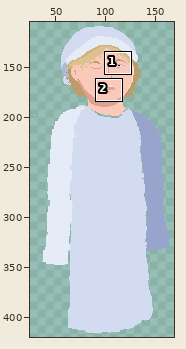
Edited in one commit: pixel-art file (Assets/Art/Characters/CharacterArt/Jasper.aseprite). The first picture is a wide view before the edit; the outline marks the close-up.
Close-up. Earlier state:
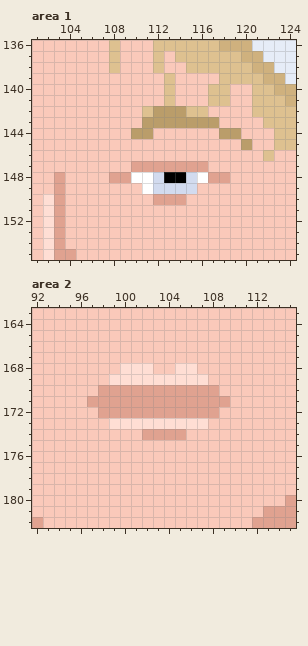
200x500 pixels, 1 frame. Shown: area 1: x 101..124, y 136..155; area 2: x 92..115, y 163..182. The wide view leaves out empty margins. The commit also changed other parts of the picture, which this record leaves out.
Once edited:
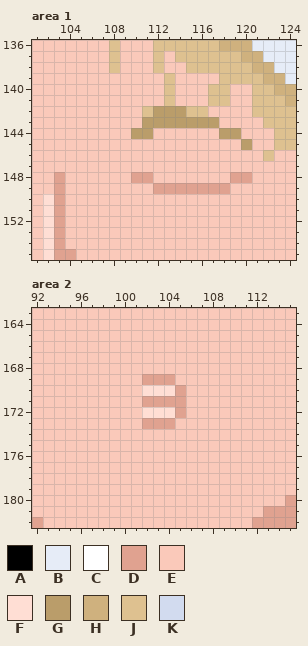
Palette (. is transparent): A #000000  B #e6ecf7  C #ffffff  D #e0a290  E #fac9ba  F #ffded4  G #ba9d6a  H #cfb17e  J #dec190  K #d2dbef
The edit:
Area 1, layer "Face":
The author changed colour C to colour D in row 148 at x 110 to 111.
The author changed colour E to colour D in row 148 at x 119 to 120; in row 149 at x 116 to 118.
The author changed colour K to colour D in row 149 at x 112 to 115.
The author changed colour A to colour E in row 148 at x 113 to 114.
The author changed colour C to colour E in row 148 at x 116; in row 149 at x 111.
The author changed colour D to colour E in row 147 at x 110 to 116; in row 148 at x 108 to 109 and 117 to 118; in row 150 at x 112 to 114.
The author changed colour K to colour E in row 148 at x 112 and 115.
Area 2, layer "Face":
The author changed colour F to colour D in row 169 at x 102 to 104; in row 173 at x 102 to 104.
The author changed colour D to colour E in row 170 at x 98 to 101 and 106 to 108; in row 171 at x 97 to 101 and 106 to 109; in row 172 at x 98 to 101 and 106 to 108; in row 174 at x 102 to 105.
The author changed colour F to colour E in row 168 at x 100 to 102 and 105 to 106; in row 169 at x 99 to 101 and 105 to 107; in row 173 at x 99 to 101 and 105 to 107.
The author changed colour D to colour F in row 170 at x 102 to 104; in row 172 at x 102 to 104.
Pixel boxes of the changes (left, top, right, bottom) in both close-ups:
changed: (109, 161, 252, 205)
changed: (87, 363, 230, 440)
